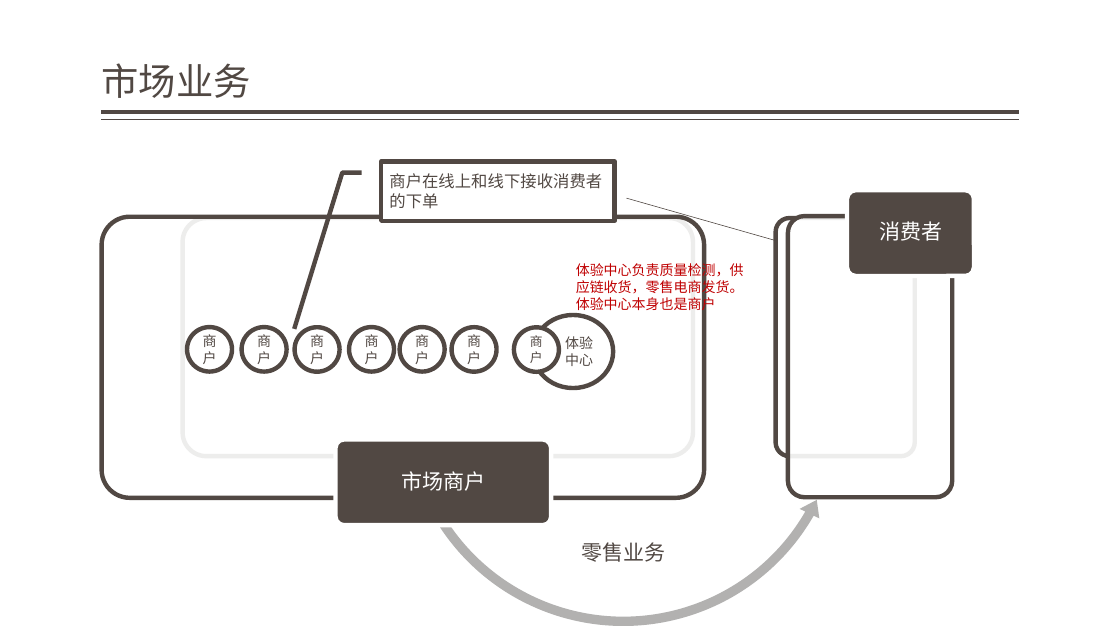
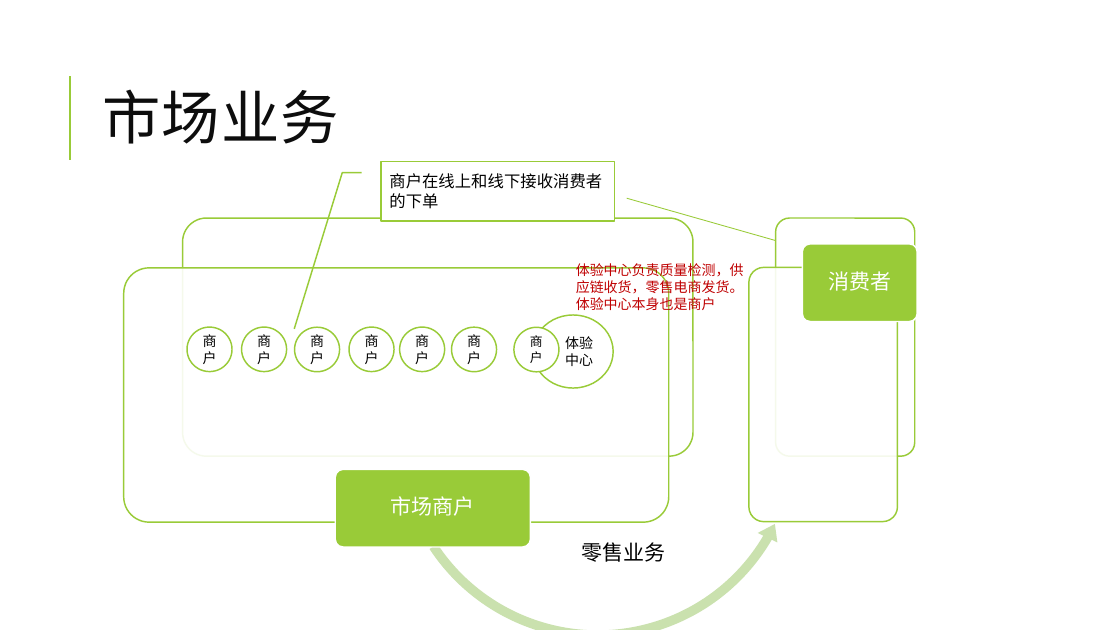
Before and after one commit to jzgi/chainsmart, a slide deck: slide 11 of Docs/品链供销平台.pptx. Drawn at 1120x630 pixels with LibreOffice and Linux fonts; fonts in the diff are those of the drawing. Boxes give left, top, right and bottom in pixels: in the first picture for what was removed or moved away, otherwise in the second. Text is boxed around its words. In the diff, an @@ line names an element or a change of style, - is before the commit and + after.

```diff
--- a/Docs/品链供销平台.pptx
+++ b/Docs/品链供销平台.pptx
@@ title "市场业务": place and size @@
-title "市场业务" at bbox=[101, 63, 250, 98]
+title "市场业务" at bbox=[102, 89, 339, 144]
@@ title "市场业务" at bbox=[102, 89, 339, 144]: size 32 to 50 pt, font Noto Sans CJK SC to Calibri, text colour #514843 to #0D0D0D, letter spacing 0 to 1 pt; line spacing 0.9 to 0.8; vertical alignment bottom to middle @@
@@ line added from (70, 160) to (70, 76), #99CB38 1.5 pt @@
@@ line removed from (1019, 112) to (102, 112) @@
@@ line removed from (1019, 120) to (102, 120) @@
@@ text colour #514843 to #000000; outline #514843 3.78 pt to #99CB38 1.25 pt in 9 elements at bbox=[350, 327, 395, 371], bbox=[242, 327, 287, 371], bbox=[295, 328, 340, 372], bbox=[534, 315, 613, 388], bbox=[514, 328, 560, 372], bbox=[452, 328, 497, 372], bbox=[400, 327, 445, 371], bbox=[187, 327, 233, 371], bbox=[381, 161, 615, 221] @@
@@ line (627, 198) - (776, 240): stroke #504641 0.5 pt to #99CB38 0.75 pt @@
@@ left circular arrow: place and size @@
-left circular arrow at bbox=[397, 181, 849, 630]
+left circular arrow at bbox=[390, 231, 805, 630]
@@ left circular arrow at bbox=[390, 231, 805, 630]: fill #B3B1B0 to #CAE2AF; proportions changed @@
@@ rounded rectangle: place and size @@
-rounded rectangle at bbox=[102, 217, 704, 498]
+rounded rectangle at bbox=[124, 268, 669, 523]
@@ outline #514843 3.78 pt to #99CB38 1.25 pt in 4 elements at bbox=[776, 218, 915, 456], bbox=[182, 218, 693, 456], bbox=[124, 268, 669, 523], bbox=[749, 267, 898, 522] @@
@@ rounded rectangle: place and size @@
-rounded rectangle at bbox=[788, 216, 953, 497]
+rounded rectangle at bbox=[749, 267, 898, 522]
@@ rounded rectangle at bbox=[802, 244, 918, 321]: fill #514843 to #99CB38; outline #FFFFFF 3.78 pt to #FFFFFF 1.25 pt @@
@@ rounded rectangle: place and size @@
-rounded rectangle at bbox=[847, 190, 974, 276]
+rounded rectangle at bbox=[802, 244, 918, 321]
@@ text "消费者": place and size @@
-text "消费者" at bbox=[879, 221, 942, 241]
+text "消费者" at bbox=[828, 271, 891, 291]
@@ rounded rectangle: place and size @@
-rounded rectangle at bbox=[335, 439, 551, 525]
+rounded rectangle at bbox=[335, 470, 530, 547]
@@ rounded rectangle at bbox=[335, 470, 530, 547]: fill #514843 to #99CB38; outline #FFFFFF 3.78 pt to #FFFFFF 1.25 pt @@
@@ text "市场商户": place and size @@
-text "市场商户" at bbox=[401, 471, 485, 491]
+text "市场商户" at bbox=[391, 496, 475, 516]
@@ text "零售业务" at bbox=[581, 542, 665, 562]: text colour #514843 to #000000 @@
```
Also in this commit, not shown: 26 other slides changed, 1 slide added, 32 other files.
